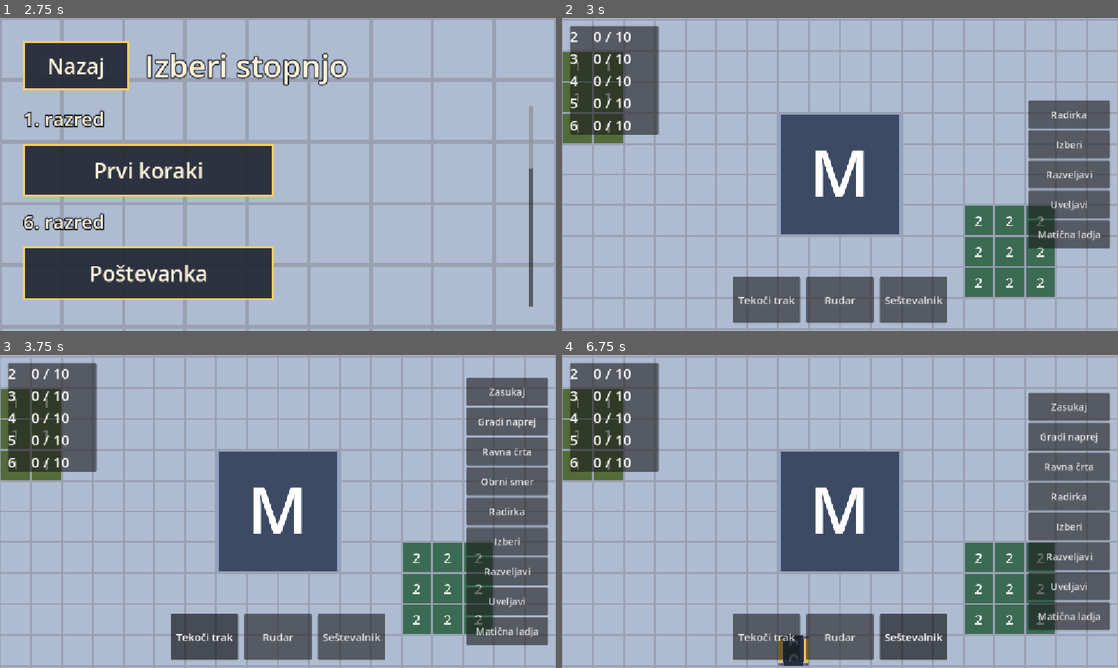
Above: before the commit, frames 1-4 (two rows, left to right).
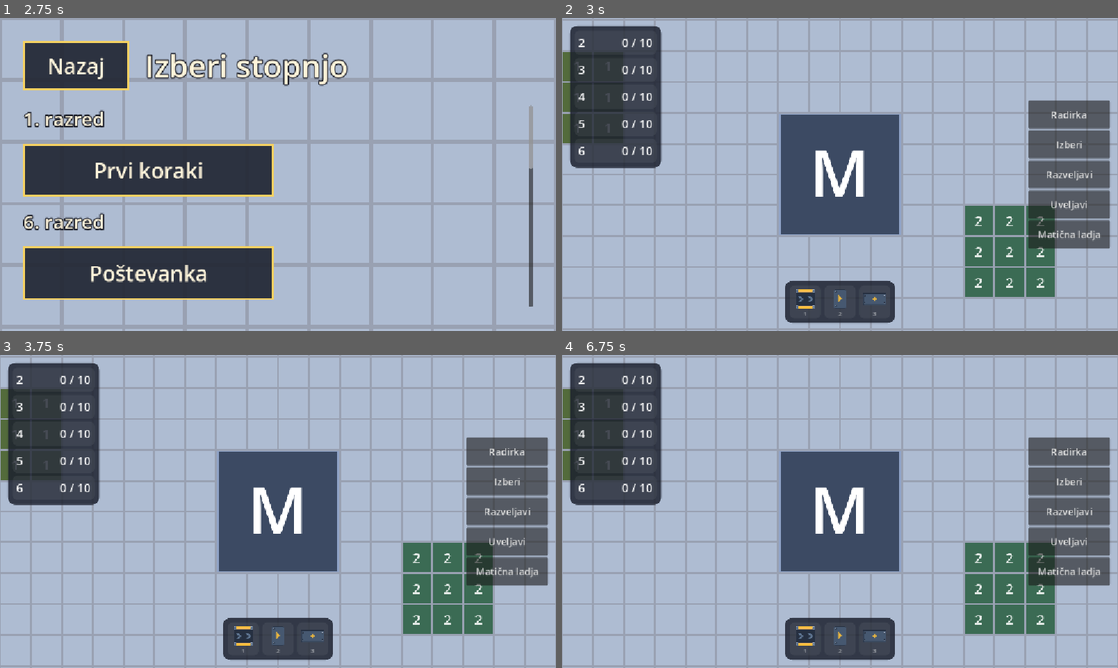
Above: after the commit, the same moments.

Repository: Maksim3l/MatFab
Game: Godot game, scene res://ui/main_menu.tscn
Same seed, same stepped clock (60 frames per second), same inputs: the game is played once before the commit and once after it.
Inputs (mouse positions are in pixels of both pictures, inside the frame that each line leads up to):
- Up to frame 1 (2.75 s): click "Igraj" at 0.5 s; click "Nazaj" at 1.25 s; click "Igraj" at 2 s
- Up to frame 2 (3 s): click "Prvi koraki" at 2.75 s
- Up to frame 3 (3.75 s): click (205, 636) at 3.5 s, where only the run before the commit has a clickable "Tekoči trak"
- Up to frame 4 (6.75 s): click (806, 639) at 4.25 s, where only the run after the commit has a clickable "1"; click (840, 636) at 5 s, where only the run before the commit has a clickable "Rudar"; click (840, 639) at 5.75 s, where only the run after the commit has a clickable "2"; click (912, 636) at 6.5 s, where only the run before the commit has a clickable "Seštevalnik"

Frame 1 is identical in both runs. In frame 2, 8.1% of the frame differs, in the area x 1-70%, y 2-98%; in frame 3, 14%; in frame 4, 14%, in the area x 1-99%, y 2-100%.

Commit message:
UI: Turn the toolbar into a hotbar and restyle the goal panel

Diff:
--- a/ui/hud.gd
+++ b/ui/hud.gd
@@ -1,60 +1,144 @@
 class_name Hud extends Control
 
-const GOAL_FONT_SIZE := 30
+const GOAL_FONT_SIZE := 24
+const GOAL_ROW_WIDTH := 170
 const DONE_COLOR := Color("8fe388")
-const SLOT_SIZE := Vector2(140, 96)
-const SLOT_FONT_SIZE := 22
+# One slot per buildable block, up to the ten number keys from 1 to 0.
+const SLOT_COUNT := 10
+const SLOT_SIZE := Vector2(64, 68)
+const SYMBOL_FONT_SIZE := 28
+const KEY_FONT_SIZE := 14
+# Room under a slot icon for its key number.
+const KEY_LABEL_ROOM := 20
+const KEY_COLOR := Color(1, 1, 1, 0.55)
 
 var tracker: GoalTracker
-var goal_labels: Dictionary[int, Label] = {}
+var goal_rows: Dictionary[int, PanelContainer] = {}
 var build_tool: BuildTool
 var slot_buttons: Dictionary[BuildingDef, Button] = {}
 
+@onready var goal_panel: PanelContainer = $GoalPanel
 @onready var goal_list: VBoxContainer = $GoalPanel/GoalList
-@onready var toolbar: HBoxContainer = $Toolbar
+@onready var toolbar: PanelContainer = $Toolbar
+@onready var slot_list: HBoxContainer = $Toolbar/Slots
 
 
 func show_goals(goal_tracker: GoalTracker) -> void:
 	tracker = goal_tracker
+	BarStyle.style_panel(goal_panel)
 	for child in goal_list.get_children():
 		child.queue_free()
-	goal_labels.clear()
+	goal_rows.clear()
 	for number in tracker.goals:
-		var label := Label.new()
-		label.add_theme_font_size_override("font_size", GOAL_FONT_SIZE)
-		goal_list.add_child(label)
-		goal_labels[number] = label
+		var row := make_goal_row(number)
+		goal_list.add_child(row)
+		goal_rows[number] = row
 		update_goal(number, tracker.received.get(number, 0))
 	tracker.counted.connect(update_goal)
 
 
+# A row shows the wanted number on the left and how many arrived on the right.
+func make_goal_row(number: int) -> PanelContainer:
+	var row := PanelContainer.new()
+	row.custom_minimum_size.x = GOAL_ROW_WIDTH
+	row.mouse_filter = Control.MOUSE_FILTER_IGNORE
+	var line := HBoxContainer.new()
+	line.mouse_filter = Control.MOUSE_FILTER_IGNORE
+	row.add_child(line)
+	var number_label := goal_label(str(number))
+	number_label.size_flags_horizontal = Control.SIZE_EXPAND_FILL
+	line.add_child(number_label)
+	line.add_child(goal_label(""))
+	return row
+
+
+func goal_label(text: String) -> Label:
+	var label := Label.new()
+	label.text = text
+	label.add_theme_font_size_override("font_size", GOAL_FONT_SIZE)
+	return label
+
+
 func update_goal(number: int, count: int) -> void:
-	var label := goal_labels[number]
-	label.text = "%d    %d / %d" % [number, count, tracker.goals[number]]
-	if count >= tracker.goals[number]:
-		label.add_theme_color_override("font_color", DONE_COLOR)
+	var row := goal_rows[number]
+	var line := row.get_child(0)
+	var count_label: Label = line.get_child(1)
+	var goal := tracker.goals[number]
+	count_label.text = "%d / %d" % [count, goal]
+	var done := count >= goal
+	row.add_theme_stylebox_override("panel", BarStyle.slot_box(BarStyle.SLOT_COLOR, 8, DONE_COLOR if done else Color.TRANSPARENT))
+	if done:
+		for label: Label in line.get_children():
+			label.add_theme_color_override("font_color", DONE_COLOR)
 
 
 func show_toolbar(tool: BuildTool) -> void:
 	build_tool = tool
-	for child in toolbar.get_children():
+	BarStyle.style_panel(toolbar)
+	for child in slot_list.get_children():
 		child.queue_free()
 	slot_buttons.clear()
-	for i in build_tool.buildable.size():
+	for i in mini(build_tool.buildable.size(), SLOT_COUNT):
 		var def := build_tool.buildable[i]
-		var button := Button.new()
-		button.toggle_mode = true
-		button.focus_mode = Control.FOCUS_NONE
-		button.custom_minimum_size = SLOT_SIZE
-		button.text = def.display_name
-		button.add_theme_font_size_override("font_size", SLOT_FONT_SIZE)
-		button.pressed.connect(build_tool.select_slot.bind(i + 1))
-		toolbar.add_child(button)
+		var button := make_slot(def, i + 1)
+		slot_list.add_child(button)
 		slot_buttons[def] = button
 	build_tool.state_changed.connect(refresh_toolbar)
 	refresh_toolbar()
 
 
+func make_slot(def: BuildingDef, slot: int) -> Button:
+	var button := Button.new()
+	button.focus_mode = Control.FOCUS_NONE
+	button.custom_minimum_size = SLOT_SIZE
+	BarStyle.style_slot(button, KEY_LABEL_ROOM)
+	button.add_child(key_label(slot))
+	button.toggle_mode = true
+	button.tooltip_text = def.display_name
+	if def.sprite != null:
+		button.icon = def.sprite
+		button.expand_icon = true
+		button.icon_alignment = HORIZONTAL_ALIGNMENT_CENTER
+	else:
+		button.add_child(symbol_tile(def))
+	button.pressed.connect(build_tool.select_slot.bind(slot))
+	return button
+
+
+# Blocks without art yet show the same symbol tile they are drawn with on the grid.
+func symbol_tile(def: BuildingDef) -> Label:
+	var tile := Label.new()
+	tile.text = def.symbol
+	tile.add_theme_font_size_override("font_size", SYMBOL_FONT_SIZE)
+	var box := StyleBoxFlat.new()
+	box.bg_color = BuildingView.FILL_COLOR
+	box.border_color = BuildingView.BORDER_COLOR
+	box.set_border_width_all(2)
+	box.set_corner_radius_all(4)
+	tile.add_theme_stylebox_override("normal", box)
+	tile.horizontal_alignment = HORIZONTAL_ALIGNMENT_CENTER
+	tile.vertical_alignment = VERTICAL_ALIGNMENT_CENTER
+	tile.mouse_filter = Control.MOUSE_FILTER_IGNORE
+	tile.set_anchors_and_offsets_preset(Control.PRESET_FULL_RECT)
+	tile.offset_left = 12
+	tile.offset_top = 8
+	tile.offset_right = -12
+	tile.offset_bottom = -22
+	return tile
+
+
+func key_label(slot: int) -> Label:
+	var label := Label.new()
+	label.text = str(slot % SLOT_COUNT)
+	label.add_theme_font_size_override("font_size", KEY_FONT_SIZE)
+	label.add_theme_color_override("font_color", KEY_COLOR)
+	label.horizontal_alignment = HORIZONTAL_ALIGNMENT_CENTER
+	label.mouse_filter = Control.MOUSE_FILTER_IGNORE
+	label.set_anchors_and_offsets_preset(Control.PRESET_BOTTOM_WIDE)
+	label.offset_top = -20
+	return label
+
+
 func refresh_toolbar() -> void:
 	for def in slot_buttons:
 		slot_buttons[def].set_pressed_no_signal(build_tool.tool_def == def)
--- a/ui/hud.tscn
+++ b/ui/hud.tscn
@@ -16,23 +16,28 @@
 layout_mode = 0
 offset_left = 16.0
 offset_top = 16.0
-offset_right = 200.0
-offset_bottom = 60.0
+offset_right = 16.0
+offset_bottom = 16.0
+mouse_filter = 2
 
 [node name="GoalList" type="VBoxContainer" parent="GoalPanel"]
 layout_mode = 2
 mouse_filter = 2
+theme_override_constants/separation = 6
 
-[node name="Toolbar" type="HBoxContainer" parent="."]
+[node name="Toolbar" type="PanelContainer" parent="."]
 layout_mode = 1
 anchors_preset = 7
 anchor_left = 0.5
 anchor_top = 1.0
 anchor_right = 0.5
 anchor_bottom = 1.0
-offset_top = -112.0
 offset_bottom = -16.0
 grow_horizontal = 2
 grow_vertical = 0
 mouse_filter = 2
-theme_override_constants/separation = 12
+
+[node name="Slots" type="HBoxContainer" parent="Toolbar"]
+layout_mode = 2
+mouse_filter = 2
+theme_override_constants/separation = 8
